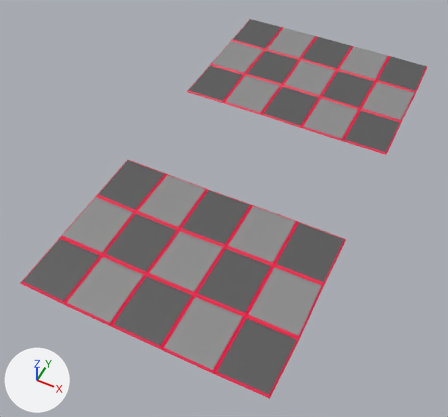
One commit to the Blender file Assets/3D Models/Board/Board.blend: the scene before it, then after it.
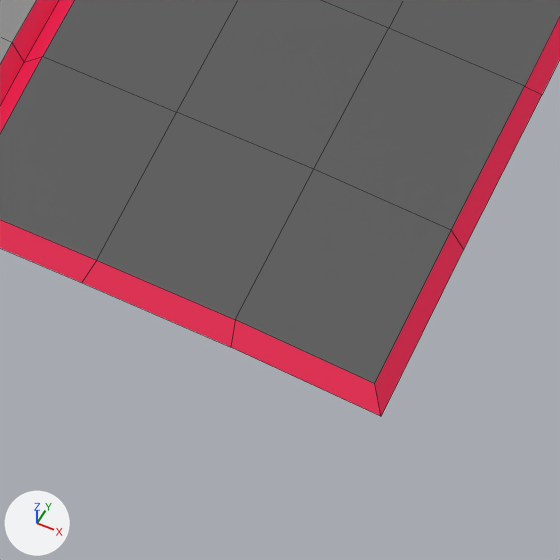
The first picture shows the older version from a 50 mm camera at (10.2, -24.9, 25.4) aimed at (-0.8, -2.9, -2.0). The close-ups show both versions on the part from 49% to 65% of the width and 83% to 100% of the height of that picture; other places that the commit changed are outside them. Every picture has the same lights, and +X, +Y and +Z are marked at lower left. The close-ups show mesh edges as thin lines.

The first close-up shows 'Board.001'.
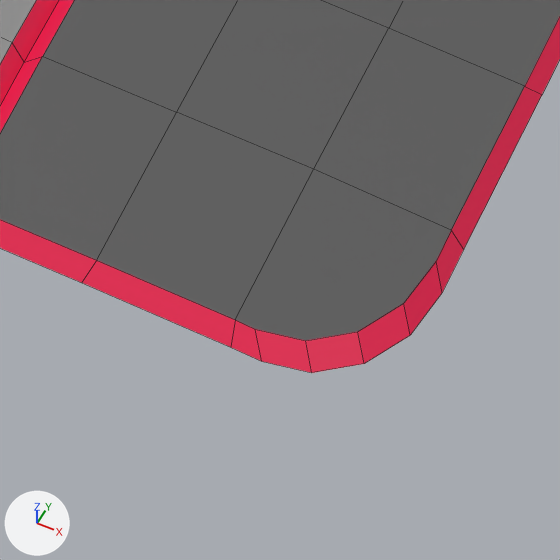
The change in detail:
me_plane_001 has 340 vertices, 315 faces and spans x -6.77..6.78, y -13.54..-3.58, z -0.04..0.04.
me_plane_001 is used by ob_board_001; parent ob_empty; location (0.0, -0.00202, 0.0).
Verts and faces of me_plane_001; kept vertices keep their numbers, new ones are numbered from 340.
Before the commit, vertices of me_plane_001: 23 (6.72, -13.47, -0.04) at pixel (381, 416), 25 (6.63, -13.35, 0.04) at pixel (374, 383), 138 (6.65, -12.33, 0.04) at pixel (451, 230), 146 (6.74, -12.37, -0.04) at pixel (463, 249), 181 (5.79, -13.36, 0.04) at pixel (235, 319).
Before the commit, vertices of me_plane_001: 193 (5.82, -13.47, -0.04) at pixel (230, 347), 204 (5.8, -12.34, 0.04) at pixel (313, 169).
Part 1, on me_plane_001:
Vertices deleted: 23, 25 (with the faces that use them).
New vertex 348 is at (6.64, -12.54, 0.04), pixel (436, 261).
New vertex 349 is at (6.42, -13.12, 0.04), pixel (357, 331).
New vertex 350 is at (6.58, -12.85, 0.04), pixel (403, 303).
New vertices 351, 352, 353 stand at vertices 348, 349, 350, in that order, plus (0.1, -0.12, -0.08).
New vertex 356 is at (6.01, -13.47, -0.04), pixel (261, 361).
New vertex 357 is at (6.28, -13.41, -0.04), pixel (311, 372).
New vertex 358 is at (5.91, -13.36, 0.04), pixel (255, 329).
New vertex 359 is at (6.19, -13.29, 0.04), pixel (305, 340).
New faces: (138, 204, 181, 358, 359, 349, 350, 348) (mat_material_001 (dark grey #575757)).
New faces: (181, 193, 356, 358), (138, 348, 351, 146), (356, 357, 359, 358), (349, 359, 357, 352), (349, 352, 353, 350), (348, 350, 353, 351) (mat_material (pink #e7124b)).

Changed parts and their boxes [x1, y1, x2, y2] in the close-ups (560 x 560 px):
'Board.001', reshaped
    before: [0, 0, 560, 416]
    after: [0, 0, 560, 373]
part 1 of me_plane_001, built on
    before: [231, 170, 463, 416]
    after: [231, 170, 463, 373]
